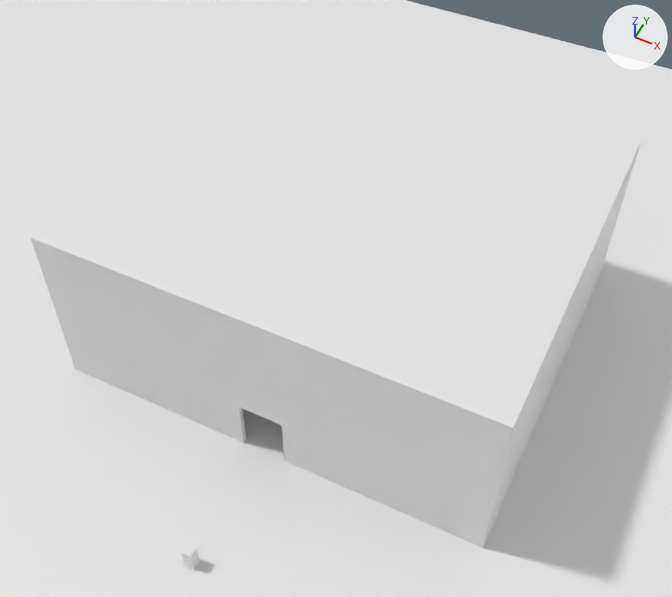
Renders of the Blender file Blender/prototype_map.blend from each side of a commit.
One viewpoint serves both versions: a camera (50 mm lens) standing at (29.9, -43.6, 81.8) and looking at (1.3, 13.5, 10.4). Lighting does not change. The marker at upper right points along +X, +Y and +Z. The picture after the commit comes second.

The older version as bpy lines, for what is in view:
```python
me_cube = bpy.data.meshes.new('Cube')
me_cube.from_pydata(...)  # a box spanning x -1.0..1.0, y -1.0..1.0, z -1.0..1.0
me_cube.materials.append(mat_material)  # white #e7e7e7
me_cube_002 = bpy.data.meshes.new('Cube.002')
me_cube_002.from_pydata(...)  # 48 vertices, 46 faces; spans x -64.5..64.5, y -54.2..54.2, z -10.1..10.1
ob_floor_col = bpy.data.objects.new('Floor-col', me_cube)
ob_floor_col.location = (0.0, 0.0, 0.0)
ob_floor_col.scale = (85.8, 85.8, -0.0777)
ob_room_col = bpy.data.objects.new('Room-col', me_cube_002)
ob_room_col.location = (0.0, 19.7, 10.1)
ob_room_col.scale = (0.37, 0.37, 1.0)
```
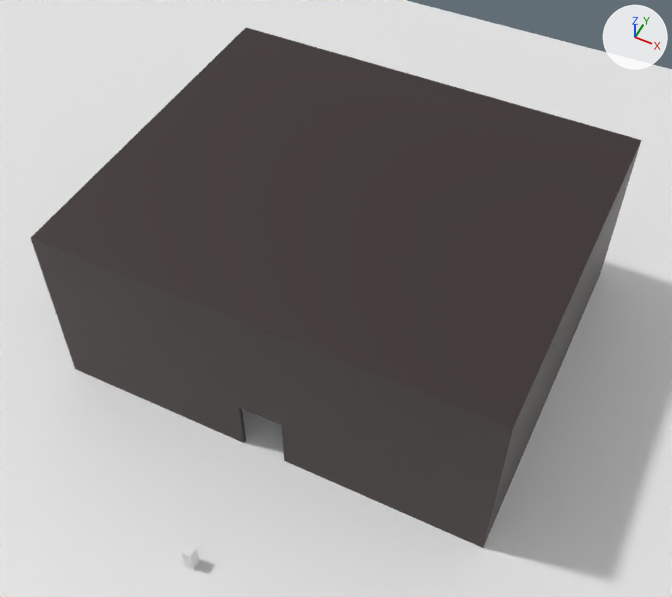
Where the change shows, as pixel boxes (x1, y1, x2, y2) in the pictures (672 x 597 px):
'Room-col', recoloured (white to dark grey): (31, 27, 641, 548) in both

The change, as a list of edits to the scene's bpy script:
```text
Add mat_walls:
    mat_walls = principled_material('Walls')
    mat_walls.base_color = (0.0359, 0.0239, 0.0214)  # dark grey #352b28
Change me_cube_002:
    where me_cube_002.from_pydata(...)  # 48 vertices, 46 faces; spans x -64.5..64.5, y -54.2..54.2, z -10.1..10.1
    add me_cube_002.materials.append(mat_walls)  # dark grey #352b28
```
